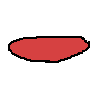
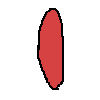
The second 100x100 image is a revision of the first. Changes to its layers:
painted on "body" over box(8, 8, 90, 90)
